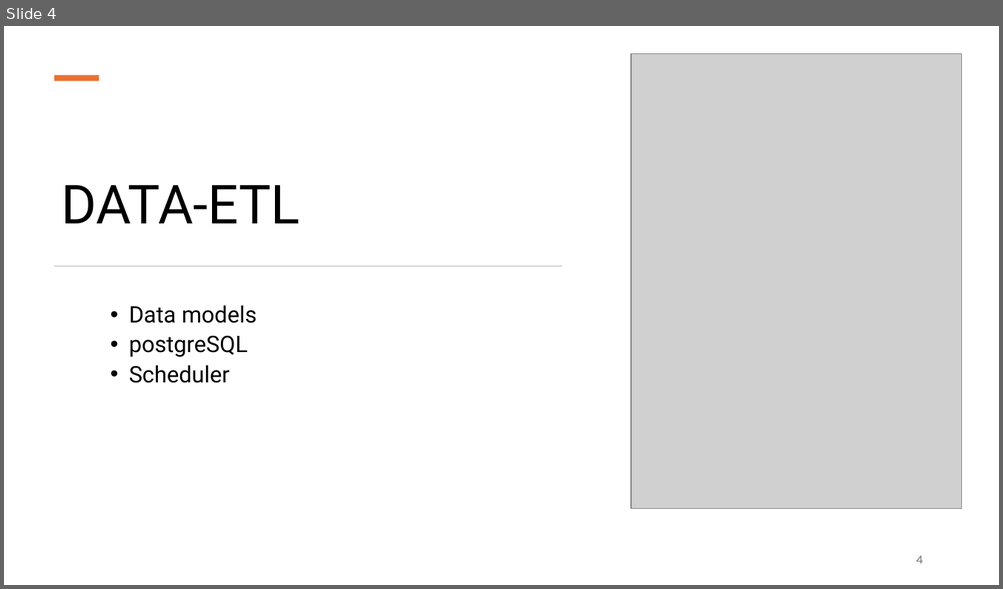
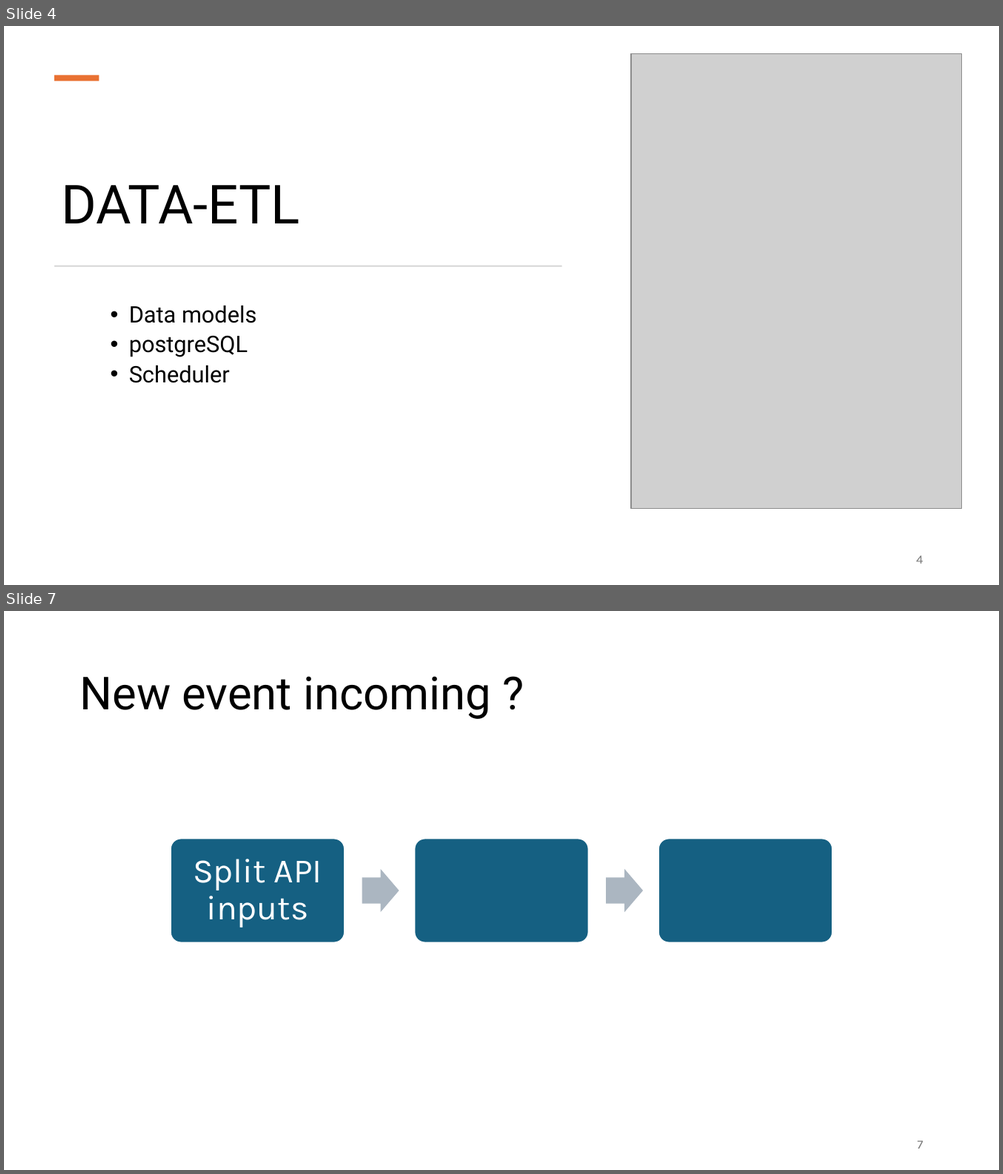
Before and after one commit to Mich-Blaz/Expo-App-MiCa, a slide deck: MiCa-expo-app.pptx. Shown one above the other, each under a label of ours: slide 4 before the commit, slides 4 and 7 after it; the slides between them are not shown. The pictures are 1003x589 and 1003x1174 pixels, drawn with LibreOffice and Linux fonts; fonts in the diff are those of the drawing; grey boxes stand for pictures. Boxes give left, top, right and bottom in pixels: in the first picture for what was removed or moved away, otherwise in the second. Text is boxed around its words. In the diff, an @@ line names an element or a change of style, - is before the commit and + after.

```diff
--- a/MiCa-expo-app.pptx
+++ b/MiCa-expo-app.pptx
@@ slide 7 added at box(4, 611, 999, 1170), background #FFFFFF @@
@@ title added at box(79, 676, 491, 719), 44 pt, text #000000 @@
+New event incoming ?
@@ group added at box(170, 839, 833, 943): 3 rounded rectangles, 2 right arrows, 1 text @@
+Split API inputs
@@ page number added at box(917, 1141, 923, 1149), 12 pt, text #797979 @@
+7
```
Also in this commit, not shown: 1 slide changed, 1 other slide added, 2 other files.
